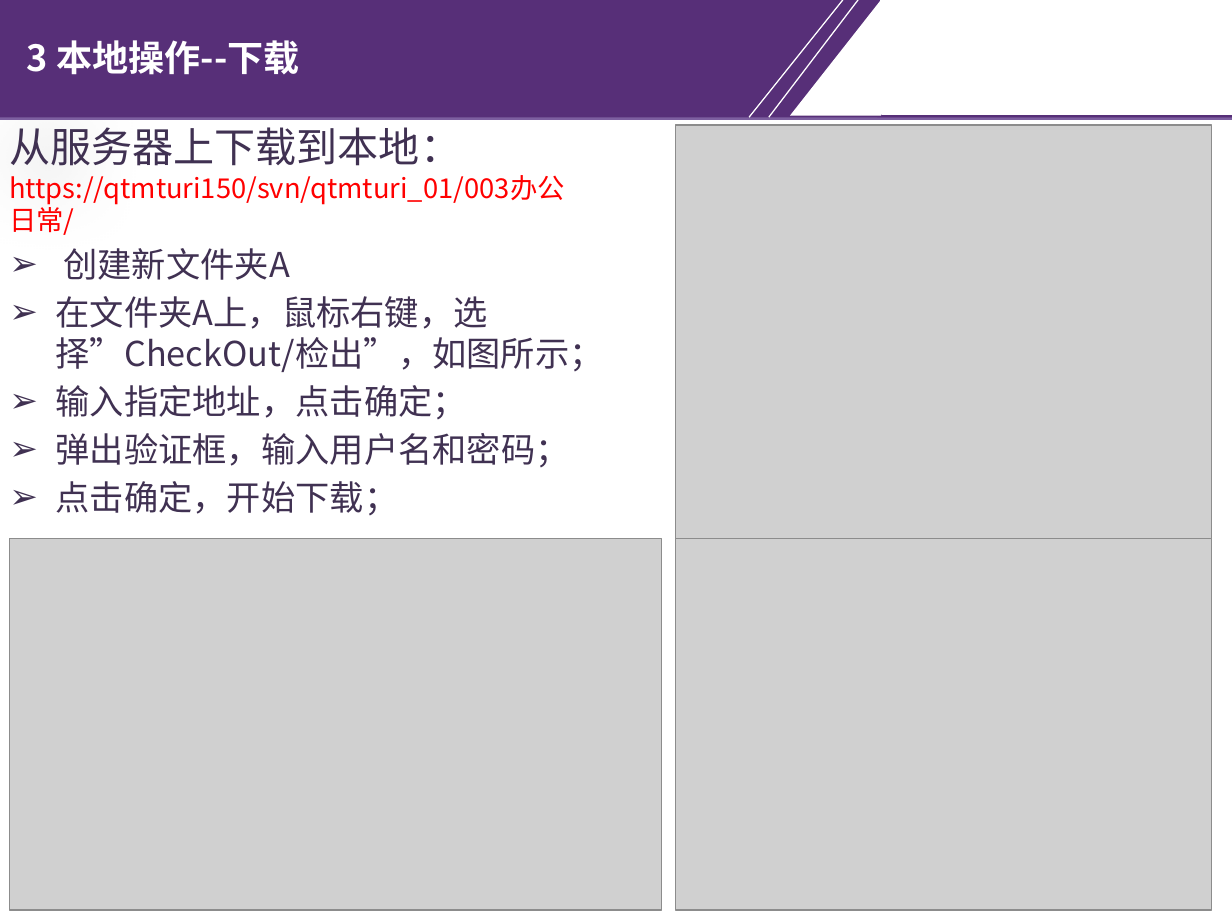
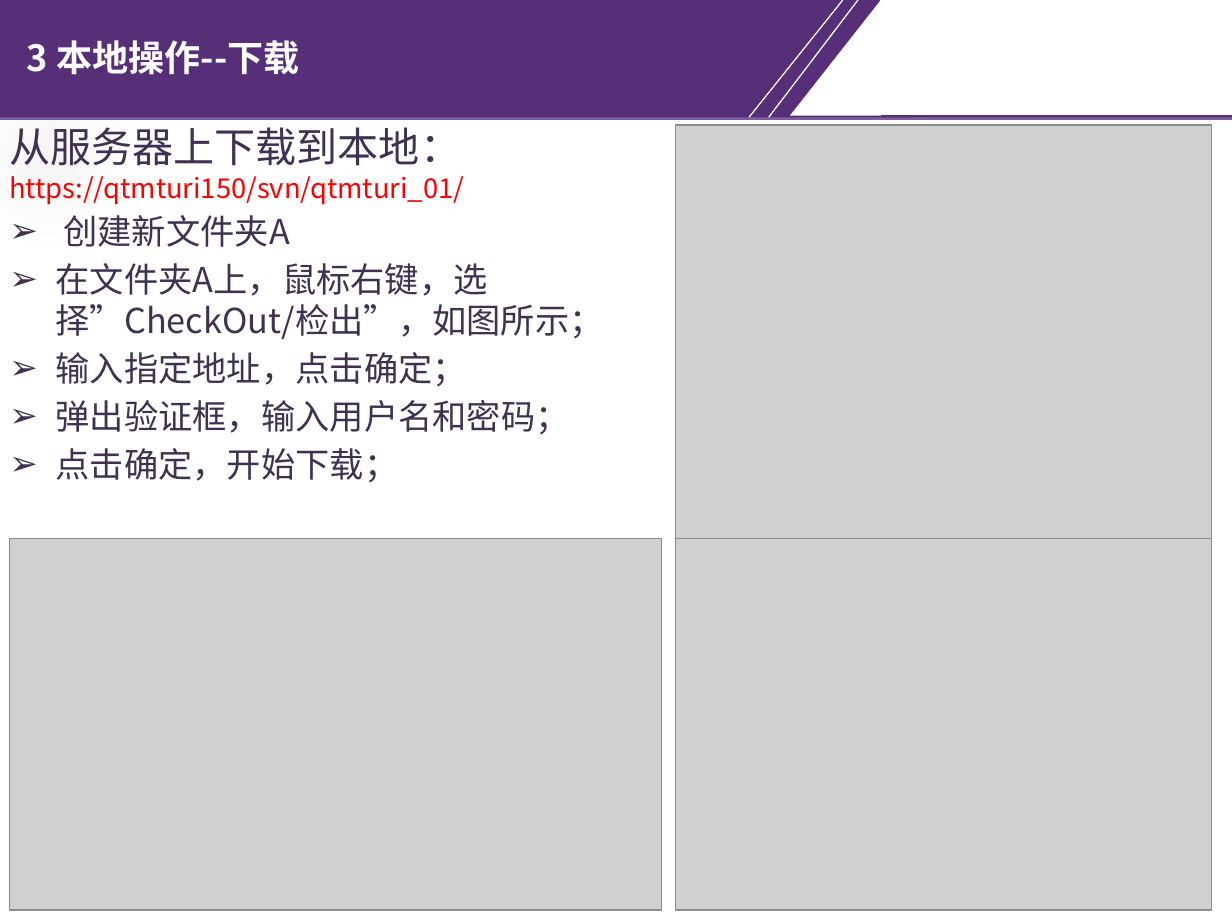
Before and after one commit to chrgu000/JuXin, a slide deck: slide 11 of Original/Files/天河制造/SVN培训PPT-20180423_v1.5.pptx. Drawn at 1232x924 pixels with LibreOffice and Linux fonts; fonts in the diff are those of the drawing; grey boxes stand for pictures; background and template pictures are left out. Boxes give left, top, right and bottom in pixels: in the first picture for what was removed or moved away, otherwise in the second. Text is boxed around its words. In the diff, an @@ line names an element or a change of style, - is before the commit and + after.

```diff
--- a/Original/Files/天河制造/SVN培训PPT-20180423_v1.5.pptx
+++ b/Original/Files/天河制造/SVN培训PPT-20180423_v1.5.pptx
@@ text at <box>9,127,464,205</box>: text changed @@
-从服务器上下载到本地： https://qtmturi150/svn/qtmturi_01/003办公日常/
+从服务器上下载到本地： https://qtmturi150/svn/qtmturi_01/
```
Also in this commit, not shown: 3 other slides changed, 24 other files.
